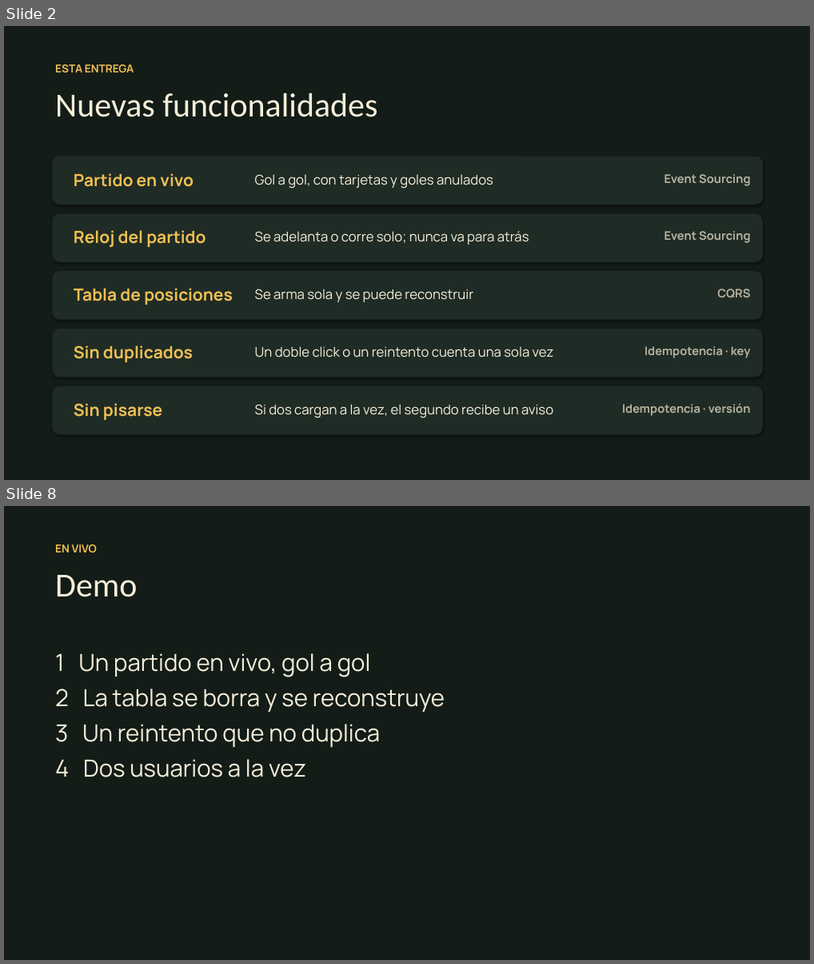
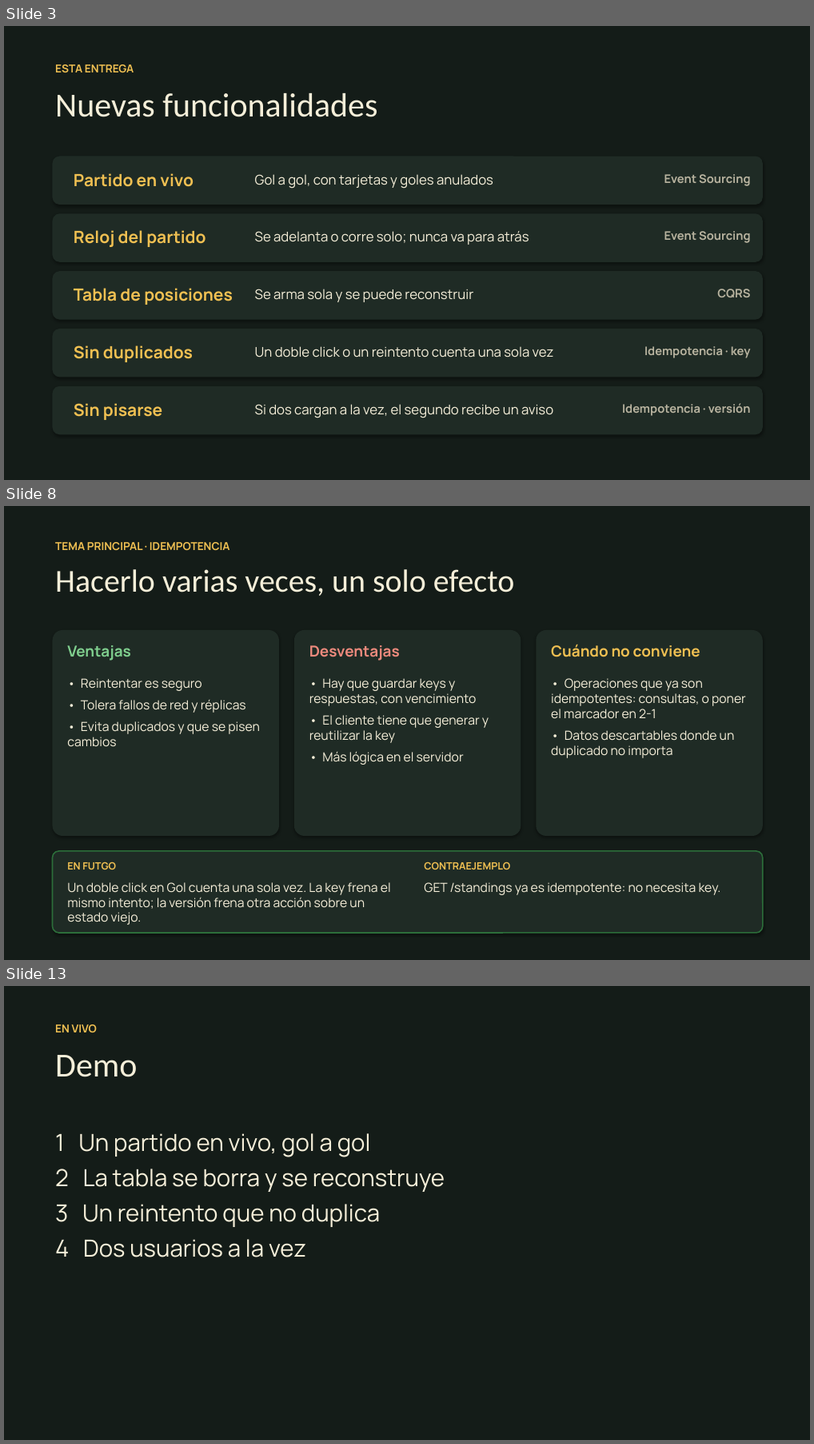
Before and after one commit to fabriJerezz/gepa-cli, a slide deck: presentacion/FutGo-presentacion.pptx. Shown one above the other, each under a label of ours: slides 2 and 8 before the commit, slides 3, 8 and 13 after it; the slides between them are not shown. The pictures are 814x964 and 814x1444 pixels, drawn with LibreOffice and Linux fonts; fonts in the diff are those of the drawing. Boxes give left, top, right and bottom in pixels: in the first picture for what was removed or moved away, otherwise in the second. Text is boxed around its words. In the diff, an @@ line names an element or a change of style, - is before the commit and + after.

```diff
--- a/presentacion/FutGo-presentacion.pptx
+++ b/presentacion/FutGo-presentacion.pptx
@@ slide 8 added at (4, 506, 810, 960), background #141C18 @@
@@ text added at (55, 542, 230, 550), 13 pt, text #F0C052, bold @@
+TEMA PRINCIPAL · IDEMPOTENCIA
@@ text added at (55, 569, 514, 596), 38 pt, text #F6EFD9 @@
+Hacerlo varias veces, un solo efecto
@@ rounded rectangle added at (52, 630, 279, 836), fill #1F2B25 @@
@@ text added at (67, 645, 130, 660), 18 pt, text #7FCF8E, bold @@
+Ventajas
@@ rounded rectangle added at (294, 630, 522, 836), fill #1F2B25 @@
@@ text added at (310, 645, 400, 660), 18 pt, text #EE8A7D, bold @@
+Desventajas
@@ rounded rectangle added at (536, 630, 763, 836), fill #1F2B25 @@
@@ text added at (551, 644, 701, 657), 18 pt, text #F0C052, bold @@
+Cuándo no conviene
@@ text added at (67, 678, 260, 747), 15 pt, text #F6EFD9 @@
+• Reintentar es seguro
+• Tolera fallos de red y réplicas
+• Evita duplicados y que se pisen cambios
@@ text added at (310, 678, 489, 764), 15 pt, text #F6EFD9 @@
+• Hay que guardar keys y respuestas, con vencimiento
+• El cliente tiene que generar y reutilizar la key
+• Más lógica en el servidor
@@ text added at (551, 678, 746, 758), 15 pt, text #F6EFD9 @@
+• Operaciones que ya son idempotentes: consultas, o poner el marcador en 2-1
+• Datos descartables donde un duplicado no importa
@@ rounded rectangle added at (52, 851, 763, 932), fill #1F2B25, outline #2C6E3A 1.5 pt @@
@@ text added at (67, 861, 116, 869), 12 pt, text #F0C052, bold @@
+EN FUTGO
@@ text added at (424, 861, 510, 869), 12 pt, text #F0C052, bold @@
+CONTRAEJEMPLO
@@ text added at (67, 882, 391, 924), 15 pt, text #F6EFD9 @@
+Un doble click en Gol cuenta una sola vez. La key frena el mismo intento; la versión frena otra acción sobre un estado viejo.
@@ text added at (424, 882, 722, 895), 15 pt, text #F6EFD9 @@
+GET /standings ya es idempotente: no necesita key.
@@ what was slide 2 is now slide 3 @@
@@ what was slide 8 is now slide 13 @@
```
Also in this commit, not shown: 2 slides changed, 7 other slides added, 3 slides removed, 1 other file.
